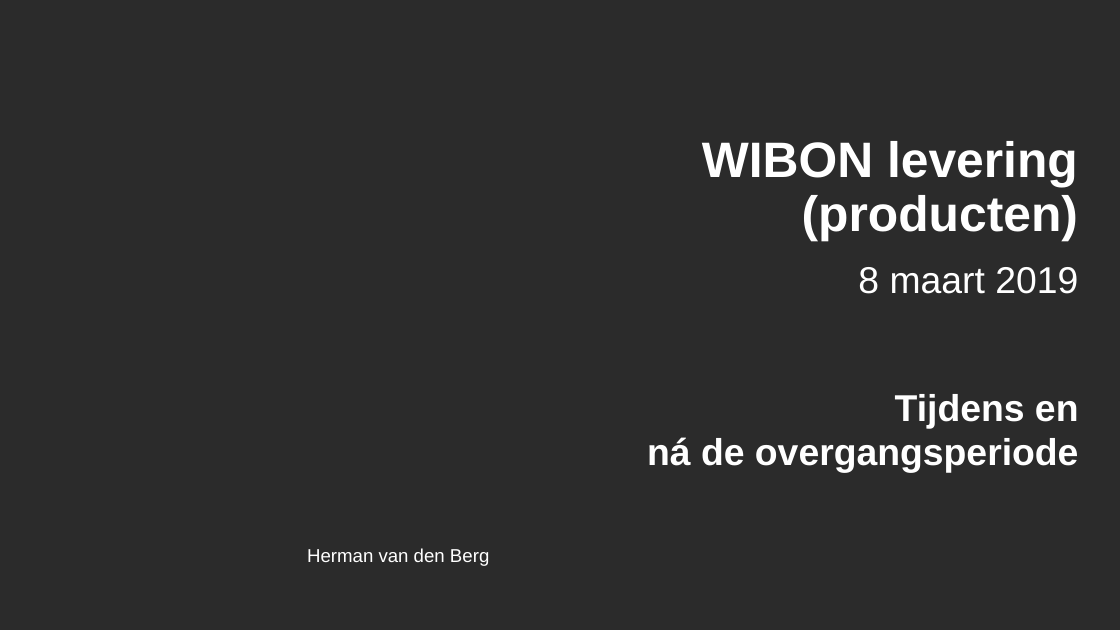
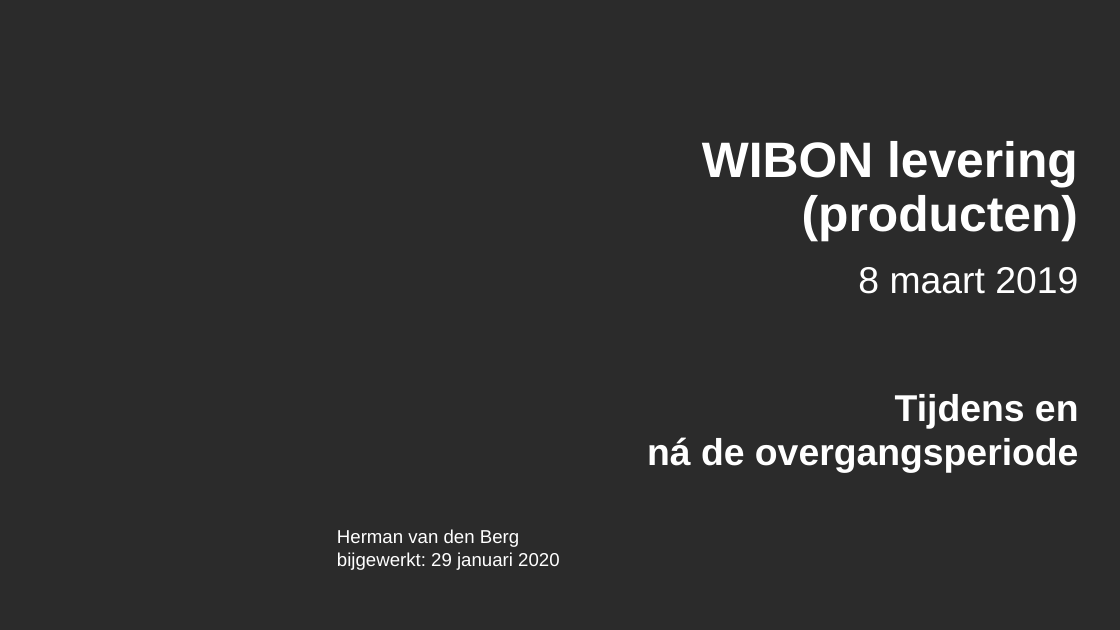
Before and after one commit to kadaster/klic-win, a slide deck: slide 1 of Uitleveren/WIBON levering - producten NA overgangsperiode.ppsx. Drawn at 1120x630 pixels with LibreOffice and Linux fonts; fonts in the diff are those of the drawing; background and template pictures are left out; a plain dark background stands for a picture behind light text. Boxes give left, top, right and bottom in pixels: in the first picture for what was removed or moved away, otherwise in the second. Text is boxed around its words. In the diff, an @@ line names an element or a change of style, - is before the commit and + after.

```diff
--- a/Uitleveren/WIBON levering - producten NA overgangsperiode.ppsx
+++ b/Uitleveren/WIBON levering - producten NA overgangsperiode.ppsx
@@ text "Herman van den Berg" moved from (x1=307, y1=548, x2=489, y2=566) to (x1=337, y1=529, x2=559, y2=570) @@
@@ text at (x1=337, y1=529, x2=519, y2=547): line spacing 0.9 to 0.5 @@
@@ text at (x1=337, y1=552, x2=559, y2=570): paragraph added @@
+bijgewerkt: 29 januari 2020
```
Also in this commit, not shown: 11 other slides changed, 1 slide removed, 3 other files.
